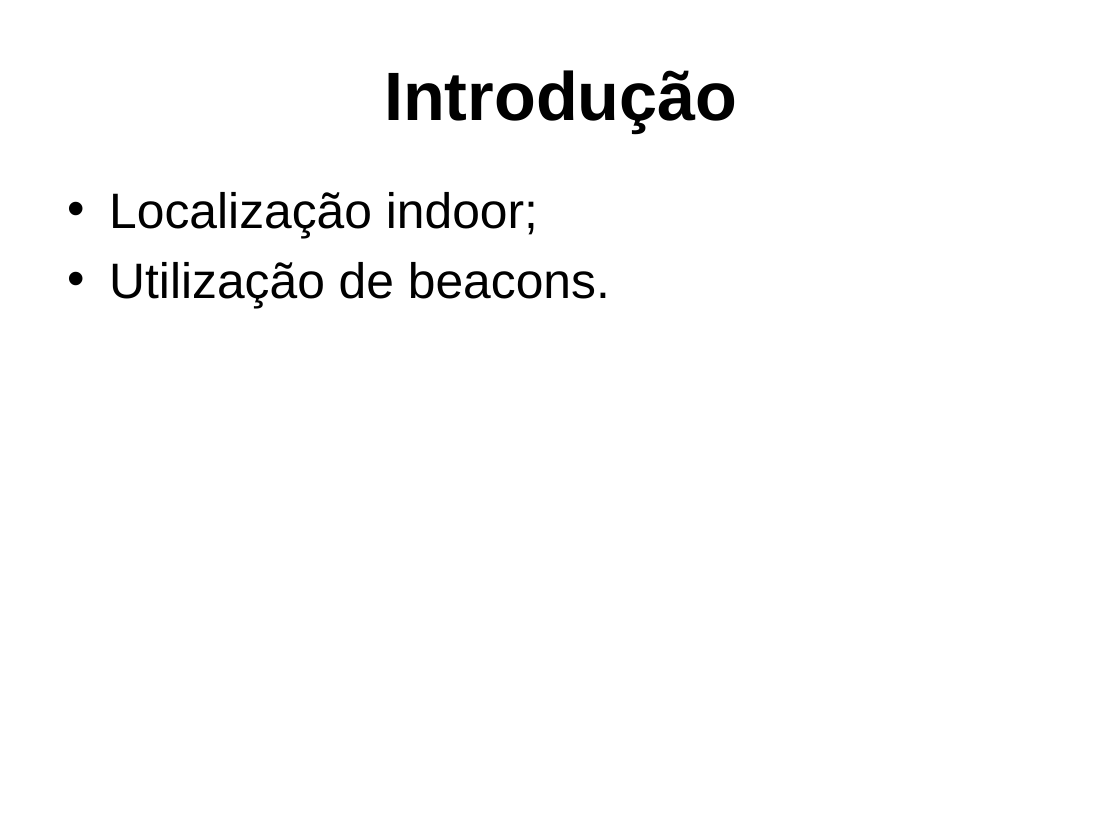
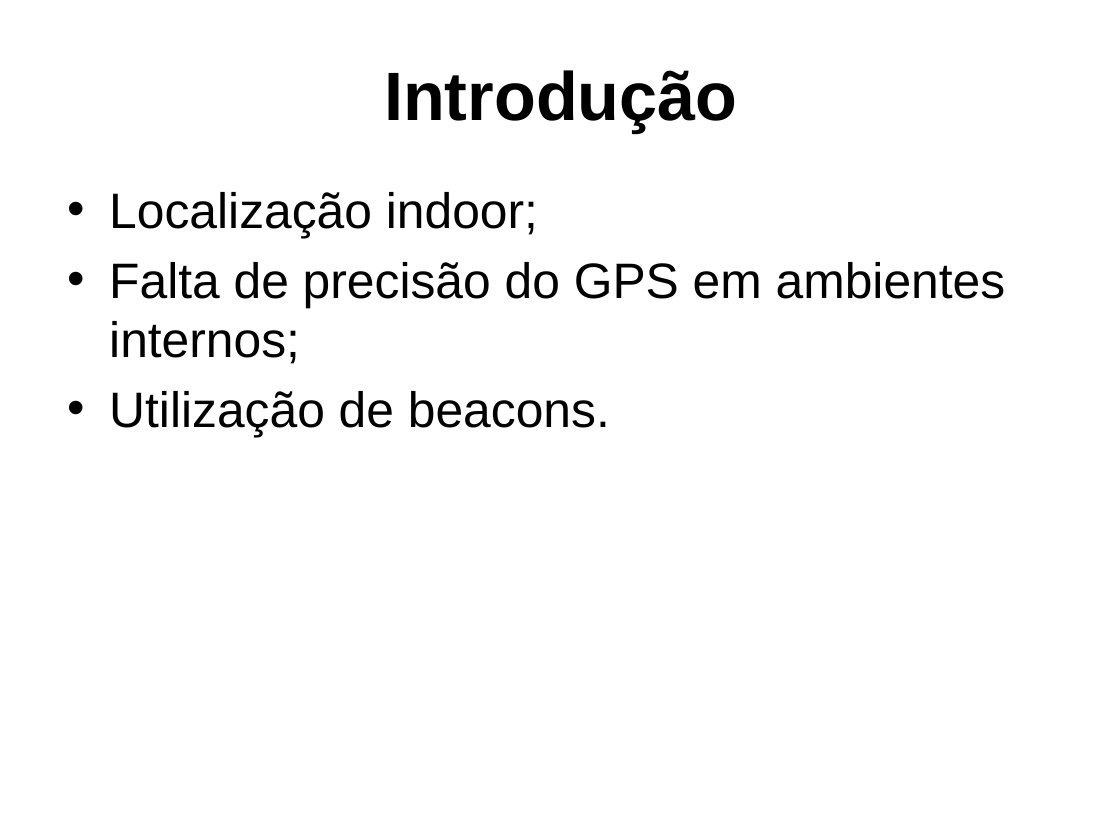
Before and after one commit to dalton-reis/tcc_bcc_2018_2_drkrause_DjonathanRafaelKrause, a slide deck: slide 3 of Textos/ApresentacaoTCC-DjonathanKrause.pptx. Drawn at 1120x840 pixels with LibreOffice and Linux fonts; fonts in the diff are those of the drawing; background and template pictures are left out. Boxes give left, top, right and bottom in pixels: in the first picture for what was removed or moved away, otherwise in the second. Text is boxed around its words. In the diff, an @@ line names an element or a change of style, - is before the commit and + after.

```diff
--- a/Textos/ApresentacaoTCC-DjonathanKrause.pptx
+++ b/Textos/ApresentacaoTCC-DjonathanKrause.pptx
@@ text at <box>109,262,1006,364</box>: paragraph added @@
+• Falta de precisão do GPS em ambientes internos;
```
Also in this commit, not shown: 13 other slides changed, 5 slides added, 46 other files.
